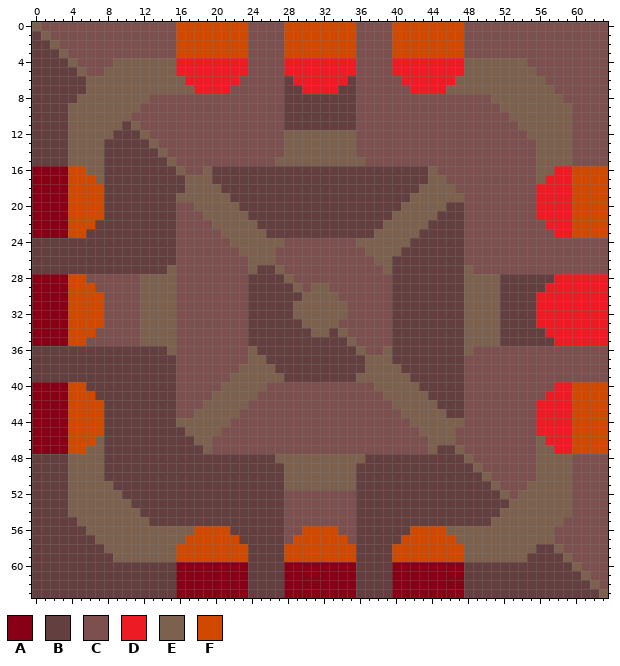
Two versions of one pixel-art sprite, sprites/blocks/drills/gen-human-deposits.png. This is how it looked before the edit.
The file is 64x64 pixels.
Palette (. is transparent): A #880015  B #633f3f  C #7d5050  D #ed1c24  E #7d614f  F #cf4900
Once edited:
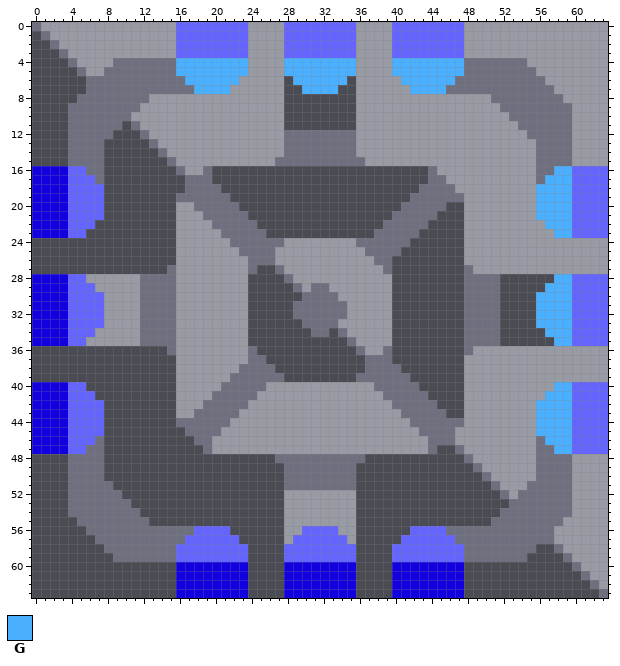
Colours new in this view: G #4aafff
The edit:
colour A: #880015 -> #1300e0
colour B: #633f3f -> #4a4b53
colour C: #7d5050 -> #989aa4
colour E: #7d614f -> #6e7080
colour F: #cf4900 -> #6464ff
y 4..5: x 16..23 DDDDDDDD -> GGGGGGGG; x 28..35 DDDDDDDD -> GGGGGGGG; x 40..47 DDDDDDDD -> GGGGGGGG
y 6: x 17..22 DDDDDD -> GGGGGG; x 29..34 DDDDDD -> GGGGGG; x 41..46 DDDDDD -> GGGGGG
y 7: x 18..21 DDDD -> GGGG; x 30..33 DDDD -> GGGG; x 42..45 DDDD -> GGGG
y 16: x 58..59 DD -> GG
y 17: x 57..59 DDD -> GGG
y 18..21: x 56..59 DDDD -> GGGG
y 22: x 57..59 DDD -> GGG
y 23: x 58..59 DD -> GG
y 28: x 58..63 DDDDDD -> GGFFFF
y 29: x 57..63 DDDDDDD -> GGGFFFF
y 30..33: x 56..63 DDDDDDDD -> GGGGFFFF
y 34: x 57..63 DDDDDDD -> GGGFFFF
y 35: x 58..63 DDDDDD -> GGFFFF
y 40: x 58..59 DD -> GG
y 41: x 57..59 DDD -> GGG
y 42..45: x 56..59 DDDD -> GGGG
y 46: x 57..59 DDD -> GGG
y 47: x 58..59 DD -> GG
Where, in picture pixels (left, top, right, bottom), the same in both pictures:
changed: (32, 22, 608, 598)
